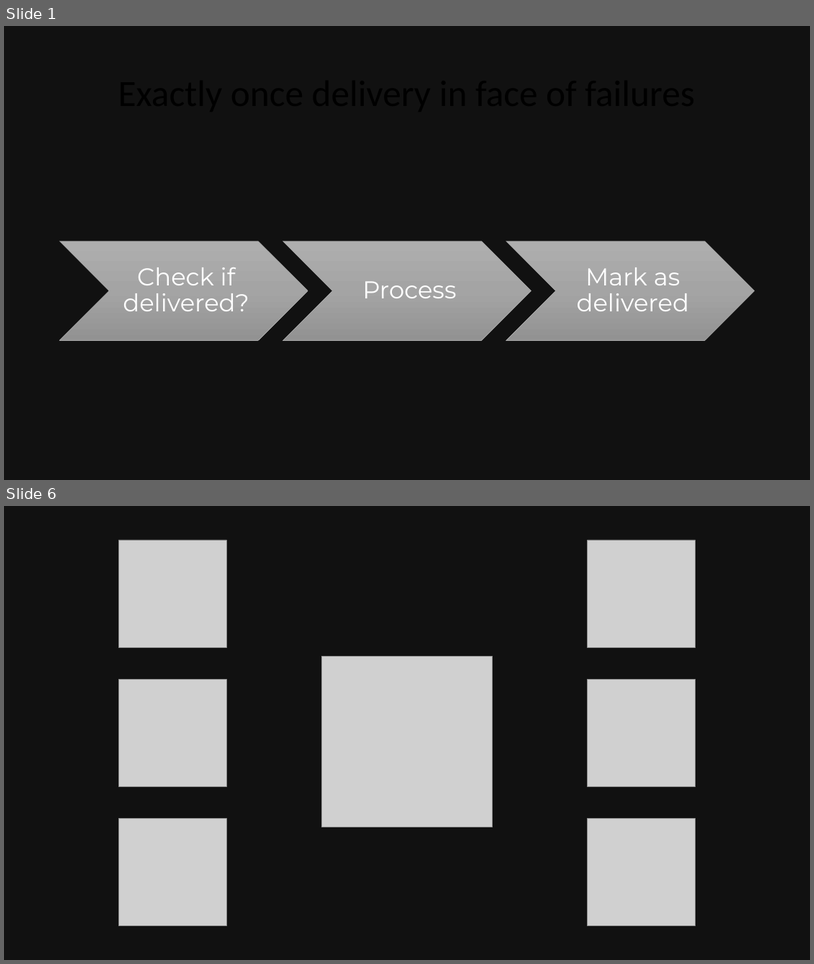
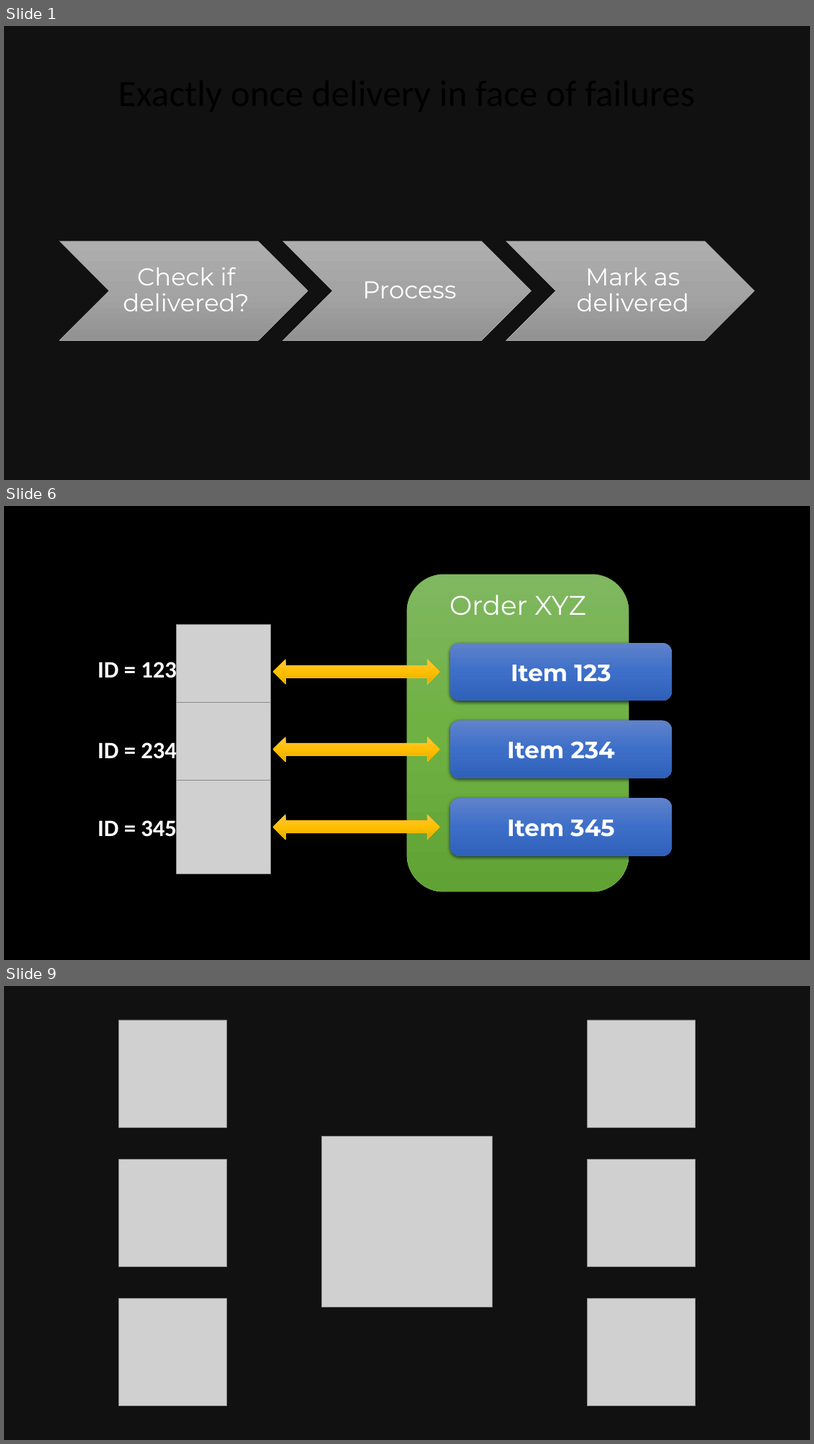
Before and after one commit to SzymonPobiega/IShallSayThisOnlyOnce, a slide deck: docs/images.pptx. Shown one above the other, each under a label of ours: slides 1 and 6 before the commit, slides 1, 6 and 9 after it; the slides between them are not shown. The pictures are 814x964 and 814x1444 pixels, drawn with LibreOffice and Linux fonts; fonts in the diff are those of the drawing; grey boxes stand for pictures. Boxes give left, top, right and bottom in pixels: in the first picture for what was removed or moved away, otherwise in the second. Text is boxed around its words. In the diff, an @@ line names an element or a change of style, - is before the commit and + after.

```diff
--- a/docs/images.pptx
+++ b/docs/images.pptx
@@ slide 6 added at (x1=4, y1=506, x2=810, y2=960), background #000000 @@
@@ rounded rectangle added at (x1=407, y1=574, x2=630, y2=891), fill gradient #81B861 to #6FB242 to #62A336, outline #70AD47 0.5 pt, 32 pt, text #FFFFFF @@
+Order XYZ
@@ picture added at (x1=177, y1=625, x2=271, y2=718) @@
@@ rounded rectangle added at (x1=450, y1=643, x2=672, y2=701), fill gradient #6183CB to #3E70CA to #3062BB, 28 pt, text #FFFFFF, bold @@
+Item 123
@@ text added at (x1=98, y1=659, x2=177, y2=684), 28 pt, text #FFFFFF, bold @@
+ID = 123
@@ left right arrow added at (x1=273, y1=659, x2=440, y2=684), fill gradient #FFC64B to #FFC000 to #E3AB00, outline #FFC000 0.5 pt @@
@@ picture added at (x1=177, y1=702, x2=271, y2=795) @@
@@ rounded rectangle added at (x1=450, y1=720, x2=672, y2=778), fill gradient #6183CB to #3E70CA to #3062BB, 28 pt, text #FFFFFF, bold @@
+Item 234
@@ text added at (x1=98, y1=739, x2=177, y2=764), 28 pt, text #FFFFFF, bold @@
+ID = 234
@@ left right arrow added at (x1=273, y1=737, x2=440, y2=762), fill gradient #FFC64B to #FFC000 to #E3AB00, outline #FFC000 0.5 pt @@
@@ picture added at (x1=177, y1=780, x2=271, y2=874) @@
@@ rounded rectangle added at (x1=450, y1=798, x2=672, y2=856), fill gradient #6183CB to #3E70CA to #3062BB, 28 pt, text #FFFFFF, bold @@
+Item 345
@@ text added at (x1=98, y1=816, x2=177, y2=842), 28 pt, text #FFFFFF, bold @@
+ID = 345
@@ left right arrow added at (x1=273, y1=815, x2=440, y2=839), fill gradient #FFC64B to #FFC000 to #E3AB00, outline #FFC000 0.5 pt @@
@@ what was slide 6 is now slide 9 @@
```
Also in this commit, not shown: 4 slides changed, 3 other slides added, 23 other files.
